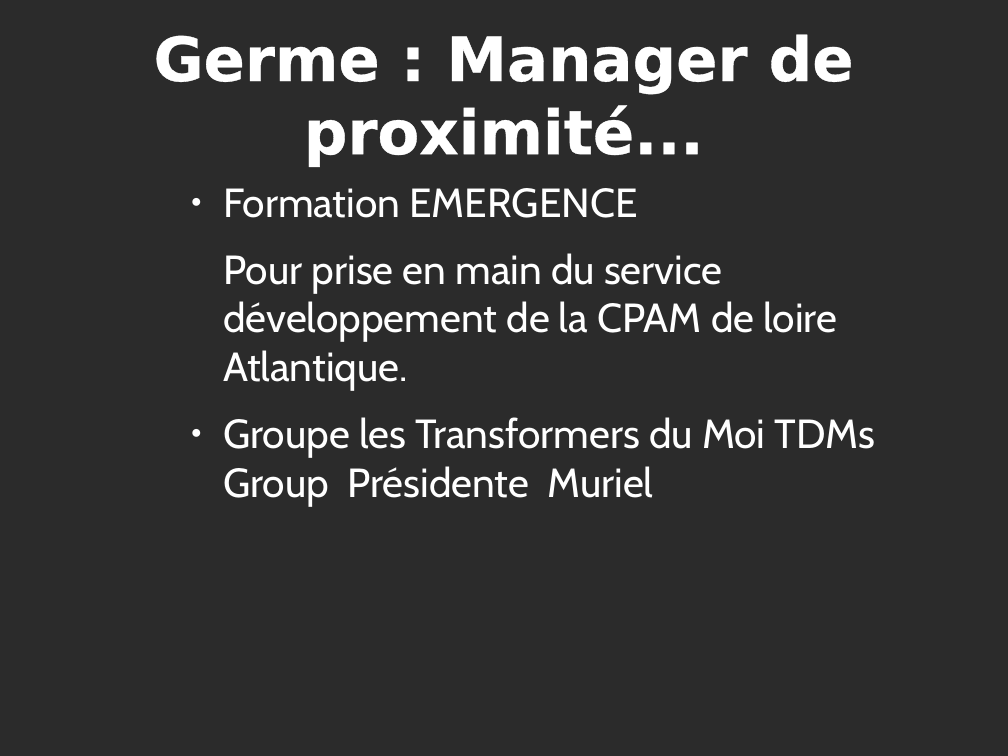
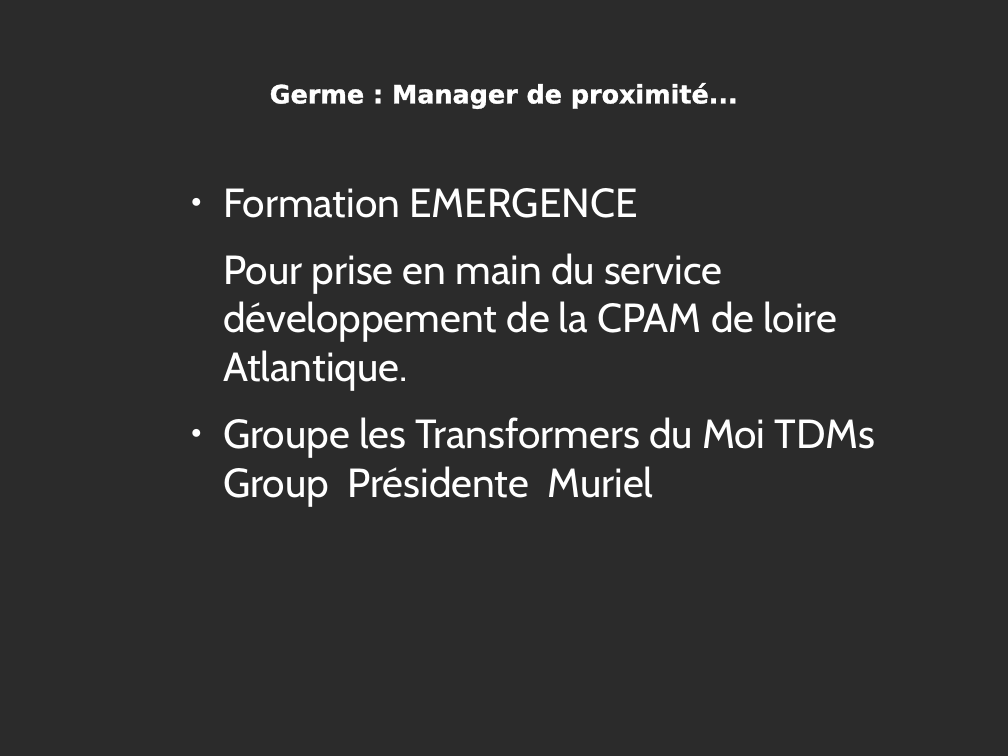
Before and after one commit to heylve/current, a slide deck: slide 1 of admin_perso/germe_formation.odp. Drawn at 1008x756 pixels with LibreOffice and Linux fonts; fonts in the diff are those of the drawing; background and template pictures are left out; a plain dark background stands for a picture behind light text. Boxes give left, top, right and bottom in pixels: in the first picture for what was removed or moved away, otherwise in the second. Text is boxed around its words. In the diff, an @@ line names an element or a change of style, - is before the commit and + after.

```diff
--- a/admin_perso/germe_formation.odp
+++ b/admin_perso/germe_formation.odp
@@ title "Germe : Manager de proximité...": place and size @@
-title "Germe : Manager de proximité..." at <box>154,34,854,167</box>
+title "Germe : Manager de proximité..." at <box>270,83,738,109</box>
@@ title "Germe : Manager de proximité..." at <box>270,83,738,109</box>: size 48 to 20 pt @@
```
Also in this commit, not shown: 36 other slides changed, 26 slides added, 1 other file.
